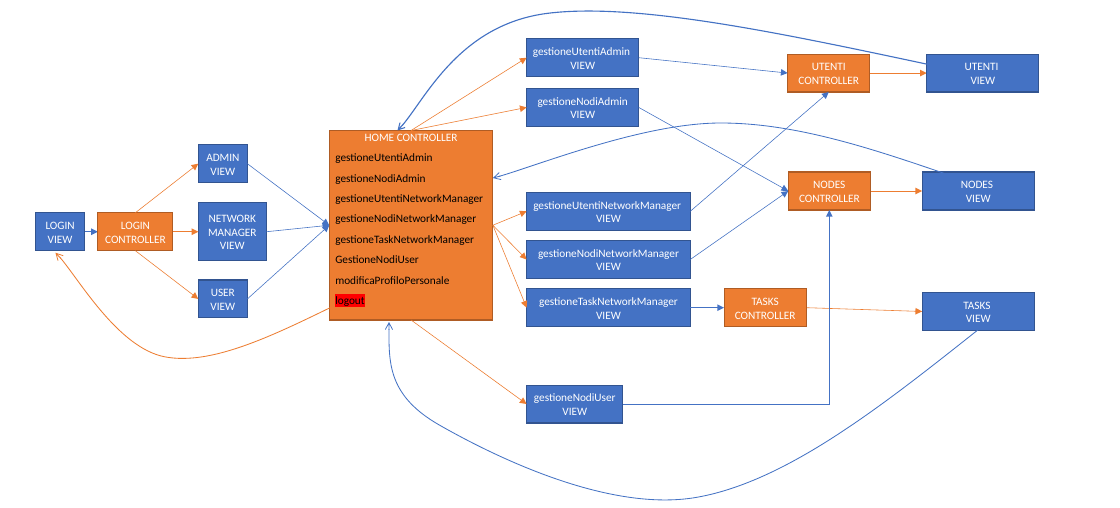
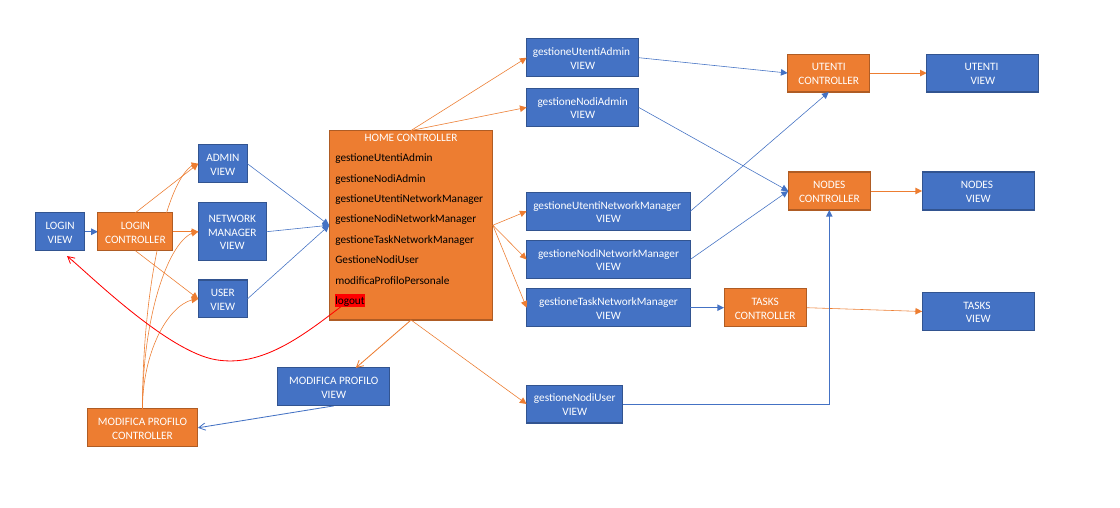
Before and after one commit to SabatinoContrader/redman, a slide deck: slide 1 of Presentazione standard1.pptx. Drawn at 1120x508 pixels with LibreOffice and Linux fonts; fonts in the diff are those of the drawing. Boxes give left, top, right and bottom in pixels: in the first picture for what was removed or moved away, otherwise in the second. Text is boxed around its words. In the diff, an @@ line names an element or a change of style, - is before the commit and + after.

```diff
--- a/Presentazione standard1.pptx
+++ b/Presentazione standard1.pptx
@@ freeform shape removed at (397,11,927,131) @@
@@ freeform shape removed at (493,123,953,178) @@
@@ curved arrow added from (142, 409) to (198, 163), #ED7D31 0.5 pt @@
@@ curved arrow added from (142, 409) to (198, 232), #ED7D31 0.5 pt @@
@@ freeform shape: place and size @@
-freeform shape at (55,253,333,358)
+freeform shape at (67,256,343,361)
@@ freeform shape at (67,256,343,361): outline #ED7D31 0.75 pt to #FF0000 0.75 pt @@
@@ curved arrow added from (142, 409) to (198, 299), #ED7D31 0.5 pt @@
@@ arrow added from (411, 320) to (356, 368), #ED7D31 0.75 pt @@
@@ freeform shape removed at (389,322,979,500) @@
@@ rectangle added at (278,368,389,406), fill #4472C4, outline #325491 1 pt, 10 pt, text #FFFFFF @@
+MODIFICA PROFILO VIEW
@@ rectangle added at (87,409,198,447), fill #ED7D31, outline #AF5C24 1 pt, 10 pt, text #FFFFFF @@
+MODIFICA PROFILO CONTROLLER
@@ arrow added from (334, 406) to (198, 428), #4472C4 0.75 pt @@
```
Also in this commit, not shown: 4 other files.
